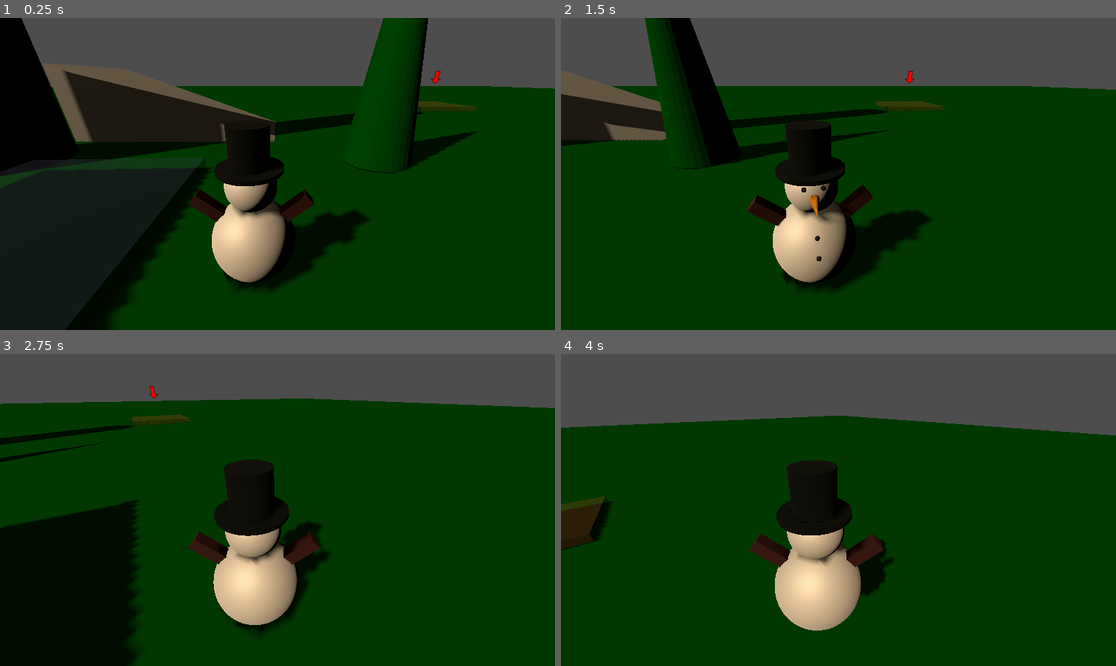
Above: before the commit, frames 1-4 (two rows, left to right).
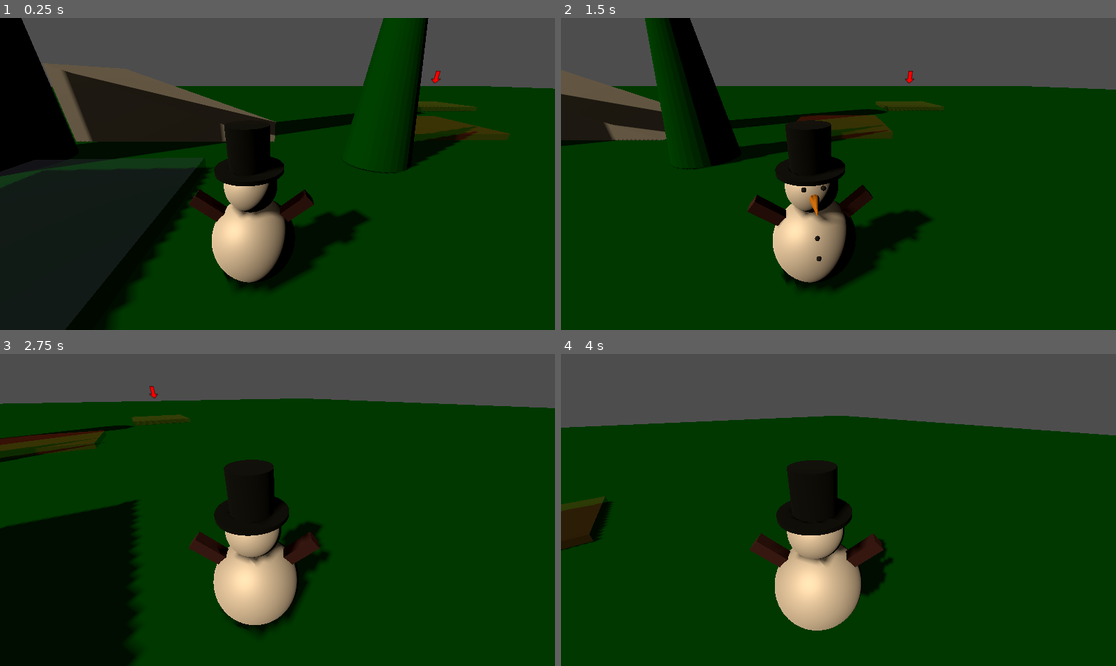
Above: after the commit, the same moments.

Repository: ThannooDhanan/3D-Game
Game: Godot game, scene res://Starting_Scene.tscn
Same seed, same stepped clock (60 frames per second), same inputs: the game is played once before the commit and once after it.
Inputs (mouse positions are in pixels of both pictures, inside the frame that each line leads up to):
- Up to frame 1 (0.25 s): no input
- Up to frame 2 (1.5 s): tap Enter at 0.5 s; move the mouse to (960, 158) at 0.52 s; hold Right (Right) 0.53-1.28 s; hold X (Interact) 0.53-1.28 s; tap Space (jump) at 0.77 s; move the mouse to (727, 189) at 1.27 s; hold Down (Backward) from 1.28 s (still down); click (727, 189) at 1.35 s
- Up to frame 3 (2.75 s): tap Space (jump) at 1.52 s; move the mouse to (288, 503) at 2.02 s; release Down (Backward) at 2.03 s; hold W (Forward) from 2.03 s (still down); hold X (Interact) from 2.03 s (still down)
- Up to frame 4 (4 s): keep holding W (Forward); move the mouse to (832, 516) at 2.77 s; release X (Interact) at 2.78 s; click (832, 516) at 2.85 s; tap Space (jump) at 3.02, 3.77 s; move the mouse to (877, 513) at 3.52 s; hold X (Interact) from 3.53 s (still down)

The runs differ from the first frame. In frame 1, 0.7% of the frame differs, in the area x 74-92%, y 31-40%; in frame 2, 0.8%; in frame 3, 0.9%, in the area x 0-19%, y 24-33%; in frame 4, nothing differs.

Commit message:
Triggers
Special areas will cause a hidden number to increase.

Diff:
--- /dev/null
+++ b/Materials/Color Materials/Unease_Material.tres
@@ -0,0 +1,5 @@
+[gd_resource type="StandardMaterial3D" format=3 uid="uid://chotobv2bedym"]
+
+[resource]
+transparency = 1
+albedo_color = Color(1, 0.060000002, 0.060000002, 0.22745098)
--- a/Scripts/Level/TrapManagement.gd
+++ b/Scripts/Level/TrapManagement.gd
@@ -1,8 +1,8 @@
-extends Node3D
+extends Node
 
 @export_group("Trap")
 @export var hazard: int = 0
-@export var collapse: int = 0
+@export var unease: int = 0
 
 @export_group("Bonuses")
 @export var extra_gold_coin : int = 0
@@ -10,4 +10,68 @@
 
 @export_group("Blocks")
 @export var harzard_block : int = 0
-@export var collapse_block : int = 0
+@export var unease_block : int = 0
+
+@export_group("Timer parameters")
+var hazard_and_unease_timer: Timer
+@export var time_until_increase : float = 2.5
+
+signal hazard_increased
+signal unease_increased
+
+func _ready():
+	hazard_and_unease_timer = Timer.new()
+	add_child(hazard_and_unease_timer)
+	hazard_and_unease_timer.autostart = false
+	hazard_and_unease_timer.wait_time = time_until_increase
+	hazard_and_unease_timer.stop()
+	hazard_and_unease_timer.connect("timeout", increaseTrapValues)
+	hazard_increased.connect(print_hazard)
+	unease_increased.connect(print_unease)
+
+func set_starting_trap_properties():
+	hazard = randi_range(0, 5)
+	unease = randi_range(0, 5)
+	hazard_increased.emit()
+	unease_increased.emit()
+
+func increaseTrapValues():
+	var hazard_increase = randi_range(0, 2)
+	var unease_increase = randi_range(0, 2)
+	increase_hazard(hazard_increase)
+	increase_unease(unease_increase)
+
+
+func increase_hazard(value : int):
+	if harzard_block > 0:
+		harzard_block -= value
+		if harzard_block < 0:
+			hazard += (harzard_block * -1)
+			harzard_block = 0
+	else:
+		hazard += value
+	hazard_increased.emit()
+
+func increase_hazard_unblocked(value: int):
+	hazard += value
+	hazard_increased.emit()
+
+func increase_unease(value: int):
+	if unease_block > 0:
+		unease_block -= value
+		if unease_block < 0:
+			unease += (unease_block * -1)
+			unease_block = 0
+	else:
+		unease += value
+	unease_increased.emit()
+
+func increase_unease_unblocked(value: int):
+	unease += value
+	unease_increased.emit()
+
+func print_hazard():
+	print("Hazard is now ", hazard)
+
+func print_unease():
+	print("Unease is now ", unease)
--- a/Scripts/Point_of_interest.gd
+++ b/Scripts/Point_of_interest.gd
@@ -7,6 +7,12 @@
 signal playerEnteredSite(digSite: Area3D, player: Node3D)
 signal playerLeftSite(player: Node3D)
 
+func _ready():
+	if !body_entered.is_connected(_on_body_entered):
+		body_entered.connect(_on_body_entered)
+	if !body_exited.is_connected(_on_body_exited):
+		body_exited.connect(_on_body_exited)
+
 func _on_body_entered(body: Node3D) -> void:
 	print("Entered : " + name + " by " + body.name)
 	if body is Player:
--- /dev/null
+++ b/Scripts/unease_trigger.gd
@@ -0,0 +1,26 @@
+extends Area3D
+class_name UneaseIncreaser
+
+@export_group("Area Status")
+@export var triggerable := false
+@export var reset_timer : float
+@onready var trigger_timer : Timer = %Timer
+
+@export var unease_increase_value : int = 1
+
+func _ready():
+	if !triggerable:
+		trigger_timer.start(reset_timer)
+
+func _on_body_entered(_body: Node3D) -> void:
+	print("Increasing Unease!")
+	if triggerable:
+		raise_unease()
+
+func raise_unease():
+	TrapManagement.increase_unease(unease_increase_value)
+	triggerable = false
+
+
+func _on_timer_timeout() -> void:
+	triggerable = true
--- a/Scripts/waypoint_and_home.gd
+++ b/Scripts/waypoint_and_home.gd
@@ -4,13 +4,20 @@
 @onready var home := %Home
 @onready var treasureBank := %"Treasure Bank"
 @export var burriedTreasure : PackedScene #= preload("res://Treasures/treasure.tscn")
+@export var treasureUneasePenalty := 3
 
 var activeDigSpot: DigSpot
 
 # Called when the node enters the scene tree for the first time.
 func _ready() -> void:
+	setUpWorldTrapTimer()
 	setUpPoints()
 	setUpHome()
+
+func setUpWorldTrapTimer():
+	TrapManagement.hazard_and_unease_timer.autostart = true
+	TrapManagement.set_starting_trap_properties()
+	TrapManagement.hazard_and_unease_timer.start()
 
 func setUpPoints():
 	var randomPoint = randi_range(0, len(dig_spots.get_children()) -1)
@@ -32,7 +39,6 @@
 	if site is Home and player.treasureInHand != null:
 		player.canCashout = true
 		if !player.relinquishTreasure.is_connected(cashoutTreasure):
-			print("connected waiting for player to press x")
 			player.relinquishTreasure.connect(cashoutTreasure)
 
 func playerLeftPoint(player: Player):
@@ -64,6 +70,7 @@
 	#Instantiate treasure scene
 	if burriedTreasure != null:
 		var treasureInstance = burriedTreasure.instantiate()
+		TrapManagement.unease += treasureUneasePenalty
 		get_tree().current_scene.add_child(treasureInstance)
 
 		#Assign the treasure's mesh
--- a/Starting_Scene.tscn
+++ b/Starting_Scene.tscn
@@ -2,10 +2,10 @@
 
 [ext_resource type="Material" uid="uid://dy2vo6xbu52ky" path="res://Materials/Color Materials/ground.tres" id="1_4e0oo"]
 [ext_resource type="PackedScene" uid="uid://d2w684tflowaa" path="res://snowman.tscn" id="1_g45l7"]
-[ext_resource type="Script" uid="uid://b5yltvfypkusb" path="res://Scripts/Level/TrapManagement.gd" id="1_y1wb8"]
 [ext_resource type="ArrayMesh" uid="uid://doapevvd5fwf2" path="res://Objects/carrot.obj" id="3_b4p0v"]
 [ext_resource type="Material" uid="uid://ckm4aknro6eh1" path="res://Materials/Color Materials/carrot.tres" id="4_t3ix3"]
 [ext_resource type="Material" uid="uid://cp8ddjlkjemya" path="res://Materials/Color Materials/Snowman_arm.tres" id="5_y1wb8"]
+[ext_resource type="PackedScene" uid="uid://biec4sef70he2" path="res://unease_trigger.tscn" id="6_l2gww"]
 [ext_resource type="PackedScene" uid="uid://dw4agfysx3wke" path="res://waypoint_and_return.tscn" id="6_t3ix3"]
 [ext_resource type="PackedScene" uid="uid://7t6oubquod5h" path="res://to delete/ramp.tscn" id="9_na0wc"]
 
@@ -28,7 +28,6 @@
 [sub_resource type="BoxShape3D" id="BoxShape3D_b4p0v"]
 
 [node name="Main" type="Node3D"]
-script = ExtResource("1_y1wb8")
 
 [node name="MeshInstance3D" type="MeshInstance3D" parent="."]
 transform = Transform3D(100, 0, 0, 0, 4.37114e-06, 100, 0, -100, 4.37114e-06, 0, -0.0245649, 0)
@@ -106,6 +105,9 @@
 [node name="CollisionShape3D" type="CollisionShape3D" parent="environ/pine4/StaticBody3D"]
 shape = SubResource("BoxShape3D_b4p0v")
 
+[node name="Area3D" parent="environ" instance=ExtResource("6_l2gww")]
+transform = Transform3D(1, 0, 0, 0, 1, 0, 0, 0, 1, 5.011281, 0, -5.5967946)
+
 [node name="WaypointAndReturn" parent="." instance=ExtResource("6_t3ix3")]
 transform = Transform3D(-0.041718695, 0, 0.9991294, 0, 1, 0, -0.9991294, 0, -0.041718695, -2.5750403, 0, -0.45673704)
 
--- a/project.godot
+++ b/project.godot
@@ -18,6 +18,7 @@
 [autoload]
 
 Global="*res://Autoloads/global.gd"
+TrapManagement="*res://Scripts/Level/TrapManagement.gd"
 
 [dotnet]
 
--- a/resources/Collectable.gd
+++ b/resources/Collectable.gd
@@ -2,5 +2,6 @@
 class_name Collectable
 
 @export var display_name : String
+@export var flavor_text : String
 @export_range(5,50) var worth : int
 @export var display_mesh : Mesh
--- a/resources/treasures/donut_treasure.tres
+++ b/resources/treasures/donut_treasure.tres
@@ -11,6 +11,7 @@
 [resource]
 script = ExtResource("2_udyjm")
 display_name = "DO-NUT"
+flavor_text = "Donut, forever. Donut everywhere."
 worth = 7
 display_mesh = SubResource("TorusMesh_gsn85")
 metadata/_custom_type_script = "uid://db2fltj2rqj48"
--- a/resources/treasures/fish_treasure.tres
+++ b/resources/treasures/fish_treasure.tres
@@ -9,6 +9,7 @@
 [resource]
 script = ExtResource("1_1bece")
 display_name = "Fish of Life"
+flavor_text = "Seems it was tenderized by a sonic boom."
 worth = 12
 display_mesh = SubResource("CapsuleMesh_1bece")
 metadata/_custom_type_script = "uid://db2fltj2rqj48"
--- a/resources/treasures/generic_treasure.tres
+++ b/resources/treasures/generic_treasure.tres
@@ -9,6 +9,7 @@
 [resource]
 script = ExtResource("2_5726f")
 display_name = "generic"
+flavor_text = "A wedge. Of what? Cheese? Maybe."
 worth = 5
 display_mesh = SubResource("PrismMesh_sad01")
 metadata/_custom_type_script = "uid://db2fltj2rqj48"
--- /dev/null
+++ b/unease_trigger.tscn
@@ -0,0 +1,29 @@
+[gd_scene load_steps=5 format=3 uid="uid://biec4sef70he2"]
+
+[ext_resource type="Script" uid="uid://dboec542frfr7" path="res://Scripts/unease_trigger.gd" id="1_duyng"]
+[ext_resource type="Material" uid="uid://chotobv2bedym" path="res://Materials/Color Materials/Unease_Material.tres" id="2_662xi"]
+
+[sub_resource type="BoxShape3D" id="BoxShape3D_p2tql"]
+size = Vector3(3, 0.2, 3)
+
+[sub_resource type="BoxMesh" id="BoxMesh_p2tql"]
+material = ExtResource("2_662xi")
+
+[node name="Area3D" type="Area3D"]
+script = ExtResource("1_duyng")
+reset_timer = 5.0
+
+[node name="CollisionShape3D" type="CollisionShape3D" parent="."]
+transform = Transform3D(1, 0, 0, 0, 1, 0, 0, 0, 1, 0, 0.099999994, 0)
+shape = SubResource("BoxShape3D_p2tql")
+
+[node name="MeshInstance3D" type="MeshInstance3D" parent="."]
+transform = Transform3D(3, 0, 0, 0, 0.2, 0, 0, 0, 3, 0, 0.1, 0)
+mesh = SubResource("BoxMesh_p2tql")
+
+[node name="Timer" type="Timer" parent="."]
+unique_name_in_owner = true
+wait_time = 5.0
+
+[connection signal="body_entered" from="." to="." method="_on_body_entered"]
+[connection signal="timeout" from="Timer" to="." method="_on_timer_timeout"]
Not shown, added: Scripts/unease_trigger.gd.uid
